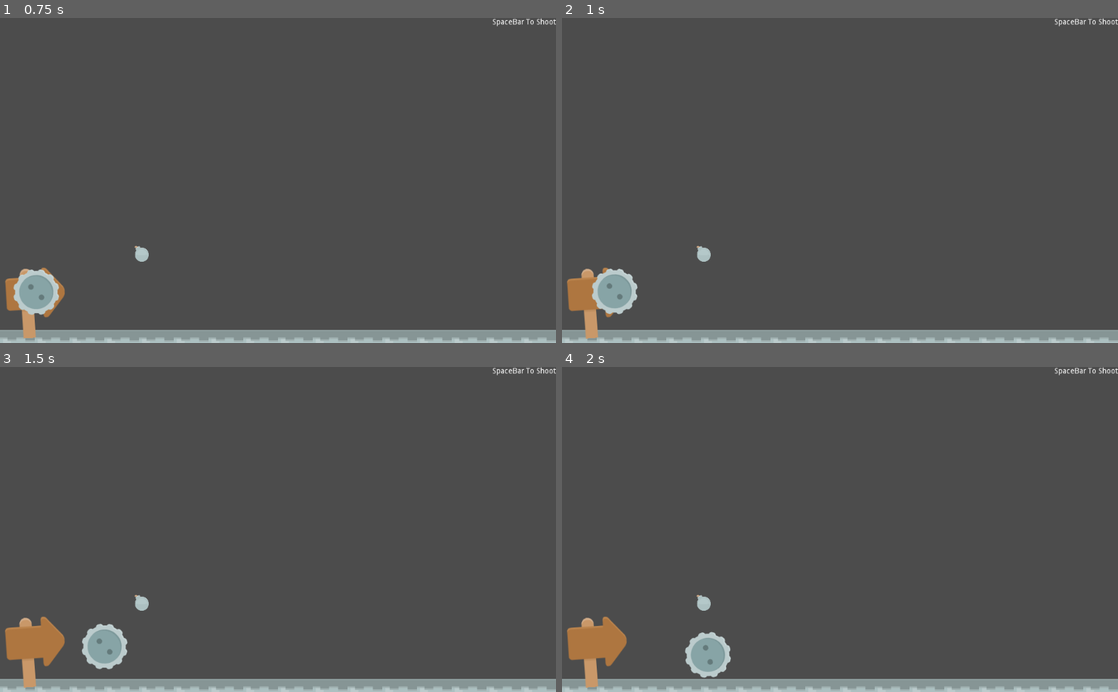
Above: before the commit, frames 1-4 (two rows, left to right).
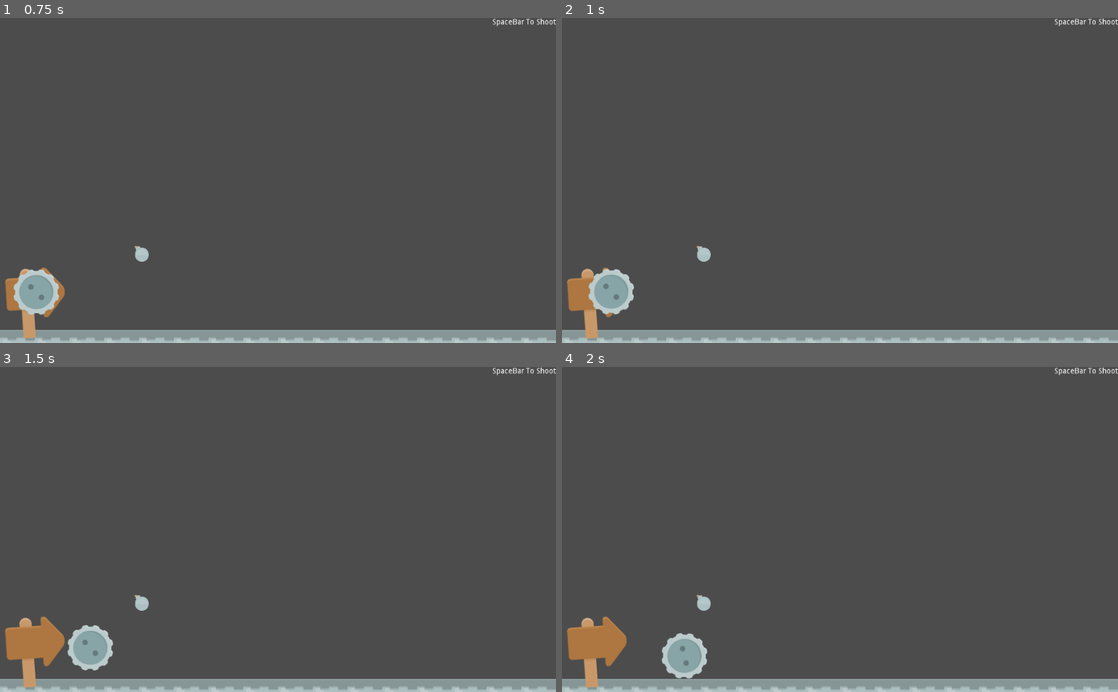
Above: after the commit, the same moments.

Repository: PandorasGit/P1-paroberts
Game: Godot game, scene res://World/World.tscn
Two runs of this game, one before a commit and one after it. Both use one fixed random seed, a clock stepped at 60 frames per second and the inputs below. The project has no main scene, so this scene is started directly.
Inputs:
- Up to frame 1 (0.75 s): tap Enter (adjustPower) at 0.5 s; hold Enter (adjustPower) from 0.53 s (still down)
- Up to frame 2 (1 s): keep holding Enter (adjustPower); tap Space (launch) at 0.8 s
- Up to frame 3 (1.5 s): release Enter (adjustPower) at 1.28 s; tap Space (launch) at 1.35 s
- Up to frame 4 (2 s): tap Enter (adjustPower) at 1.55 s

Frame 1 is identical in both runs. In frame 2, 0.4% of the frame differs, in the area x 4-14%, y 77-92%; in frame 3, 1.0%; in frame 4, 1.3%, in the area x 17-31%, y 81-96%.

Commit message:
Add Power Charging System

Diff:
--- a/Project/Launcher/Launcher.gd
+++ b/Project/Launcher/Launcher.gd
@@ -5,6 +5,8 @@
 var rotationSpeed := 0.1
 var clockwise := false
 var _launched := false
+var powerChangeRate := 1
+export var maxPower := 500
 
 func rotate_counterclockwise():
 	angle += rotationSpeed
@@ -28,9 +30,10 @@
 
 	if not _launched:
 
-		if Input.is_action_pressed("adjustPower"):
-			pass
-
+		if Input.is_action_pressed("adjustPower") && power <= maxPower:
+			power += powerChangeRate
+		elif power > 0:
+			power -= powerChangeRate
 
 		if Input.is_action_just_pressed("launch"):
 			var impulse := Vector2(power,0).rotated(deg2rad(-angle))
